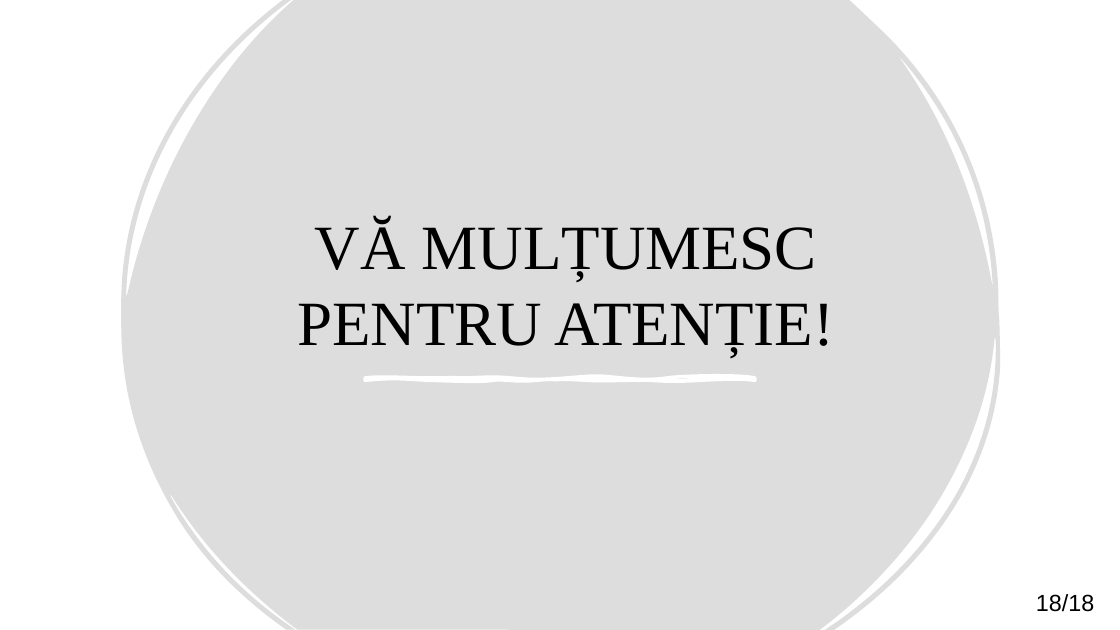
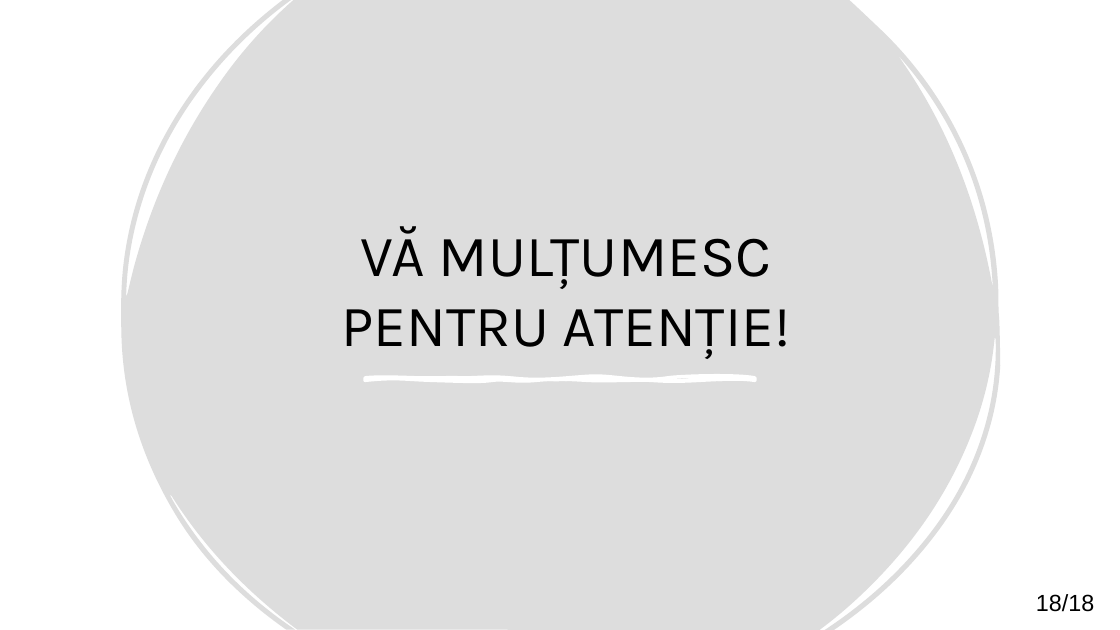
Before and after one commit to matei-rares-a/acas, a slide deck: slide 19 of docs/prezentare/current_draft/disertatie_matei_rares_prezentare_main.pptx. Drawn at 1120x630 pixels with LibreOffice and Linux fonts; fonts in the diff are those of the drawing. Boxes give left, top, right and bottom in pixels: in the first picture for what was removed or moved away, otherwise in the second. Text is boxed around its words. In the diff, an @@ line names an element or a change of style, - is before the commit and + after.

```diff
--- a/docs/prezentare/current_draft/disertatie_matei_rares_prezentare_main.pptx
+++ b/docs/prezentare/current_draft/disertatie_matei_rares_prezentare_main.pptx
@@ title "VĂ MULȚUMESC PENTRU ATENȚIE!" at bbox=[341, 226, 790, 359]: size 54 to 50 pt, font Times New Roman to Karla @@
```
Also in this commit, not shown: 14 other slides changed, 4 slides added, 4 slides removed, 9 other files.
